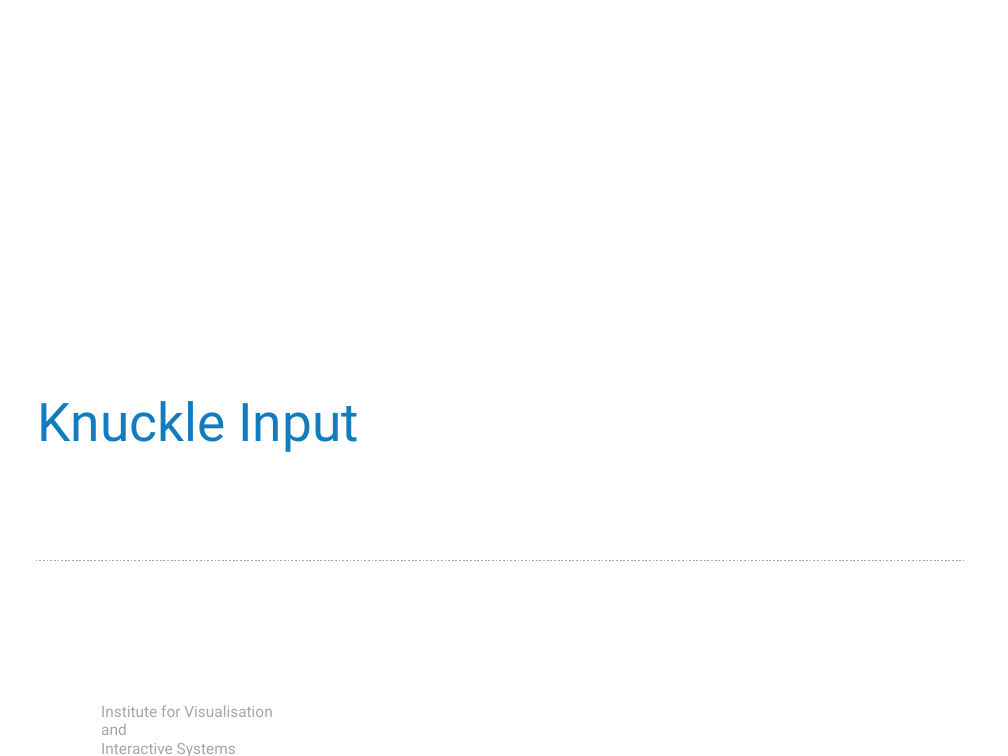
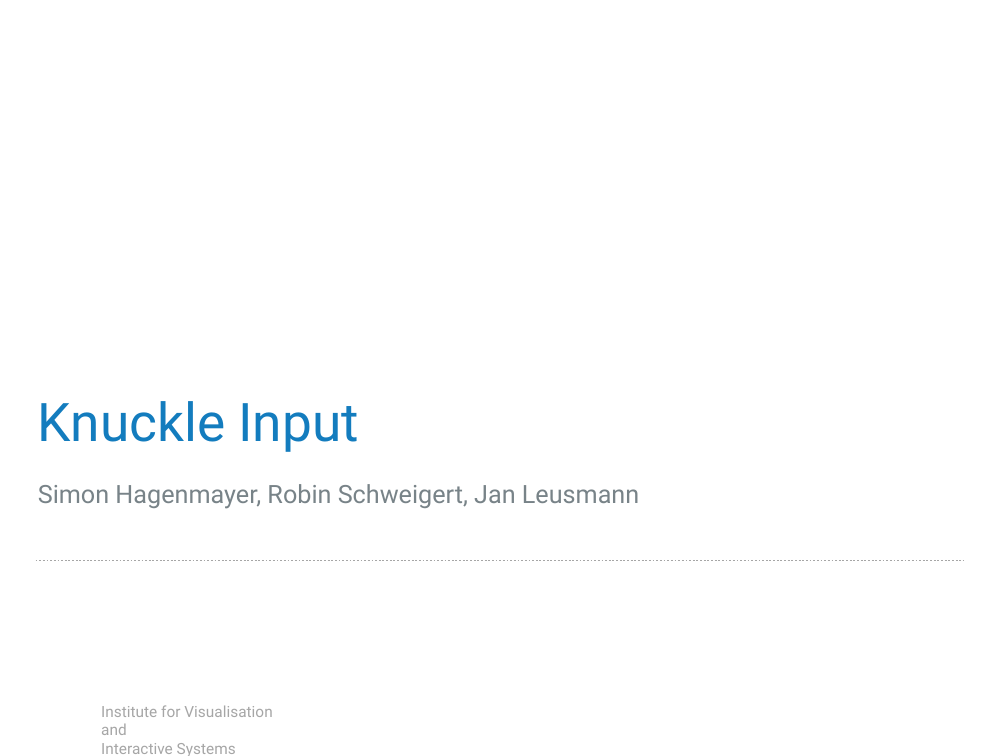
Before and after one commit to robsch94/FaPraKnuckleInput, a slide deck: slide 1 of Presentations/FinalPresentation.pptx. Drawn at 1008x756 pixels with LibreOffice and Linux fonts; fonts in the diff are those of the drawing; background and template pictures are left out. Boxes give left, top, right and bottom in pixels: in the first picture for what was removed or moved away, otherwise in the second. Text is boxed around its words. In the diff, an @@ line names an element or a change of style, - is before the commit and + after.

```diff
--- a/Presentations/FinalPresentation.pptx
+++ b/Presentations/FinalPresentation.pptx
@@ subtitle added at [38, 484, 639, 509], 18 pt, text #788388 @@
+Simon Hagenmayer, Robin Schweigert, Jan Leusmann
```
Also in this commit, not shown: 2 other slides changed.
